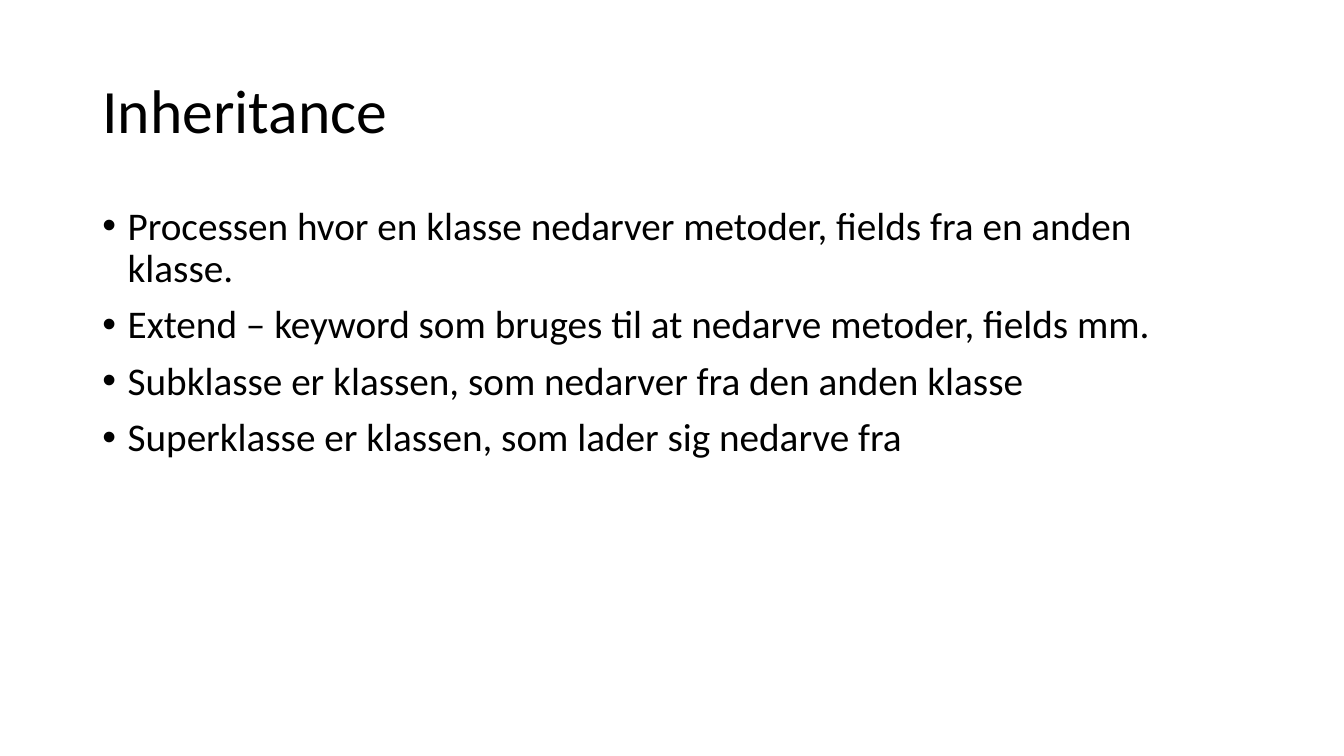
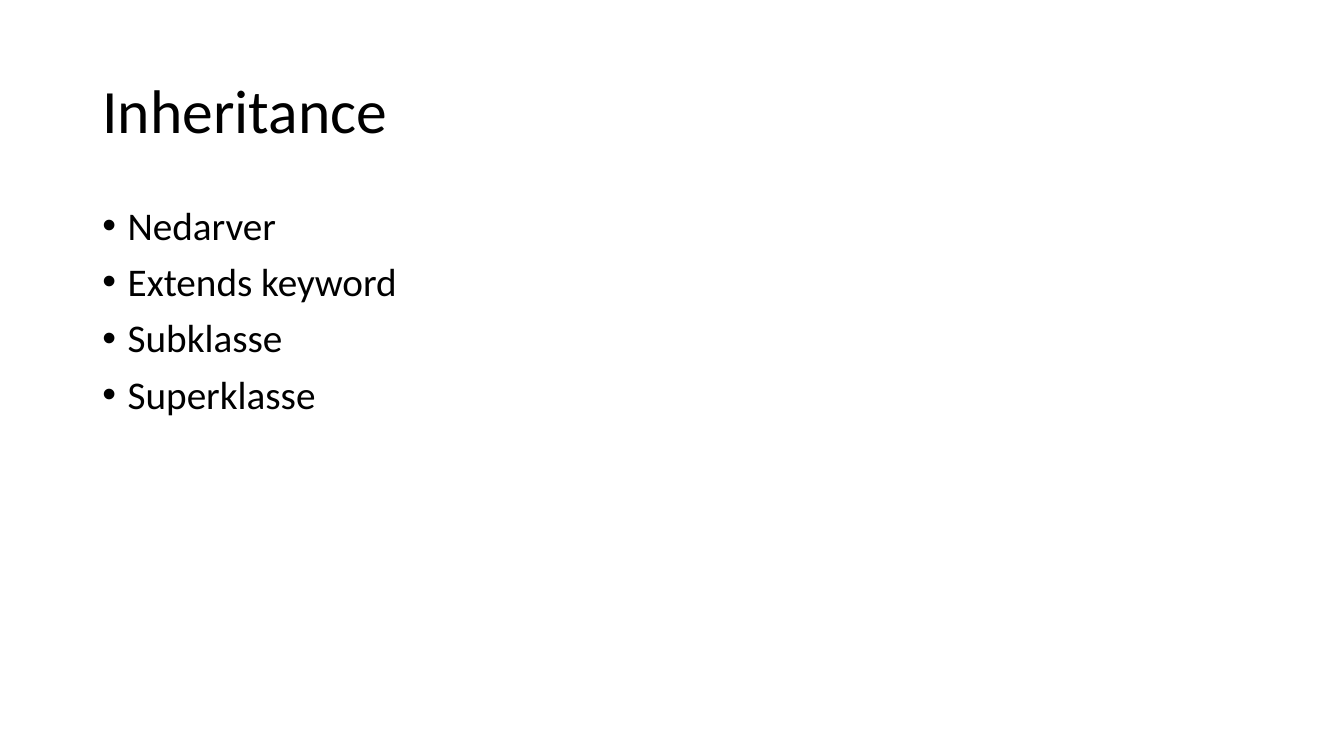
Before and after one commit to ortismal/3.-semester-SWC-TEK-slides, a slide deck: slide 9 of ObjectOrientedProgramming.pptx (slide 14 before the commit). Drawn at 1344x756 pixels with LibreOffice and Linux fonts; fonts in the diff are those of the drawing. Boxes give left, top, right and bottom in pixels: in the first picture for what was removed or moved away, otherwise in the second. Text is boxed around its words. In the diff, an @@ line names an element or a change of style, - is before the commit and + after.

```diff
--- a/ObjectOrientedProgramming.pptx
+++ b/ObjectOrientedProgramming.pptx
@@ text at [128, 212, 397, 416]: text changed @@
-• Processen hvor en klasse nedarver metoder, fields fra en anden klasse.
-• Extend – keyword som bruges til at nedarve metoder, fields mm.
-• Subklasse er klassen, som nedarver fra den anden klasse
-• Superklasse er klassen, som lader sig nedarve fra
+• Nedarver
+• Extends keyword
+• Subklasse
+• Superklasse
```
Also in this commit, not shown: 5 other slides changed, 1 slide added, 5 slides removed, 9 other files.
